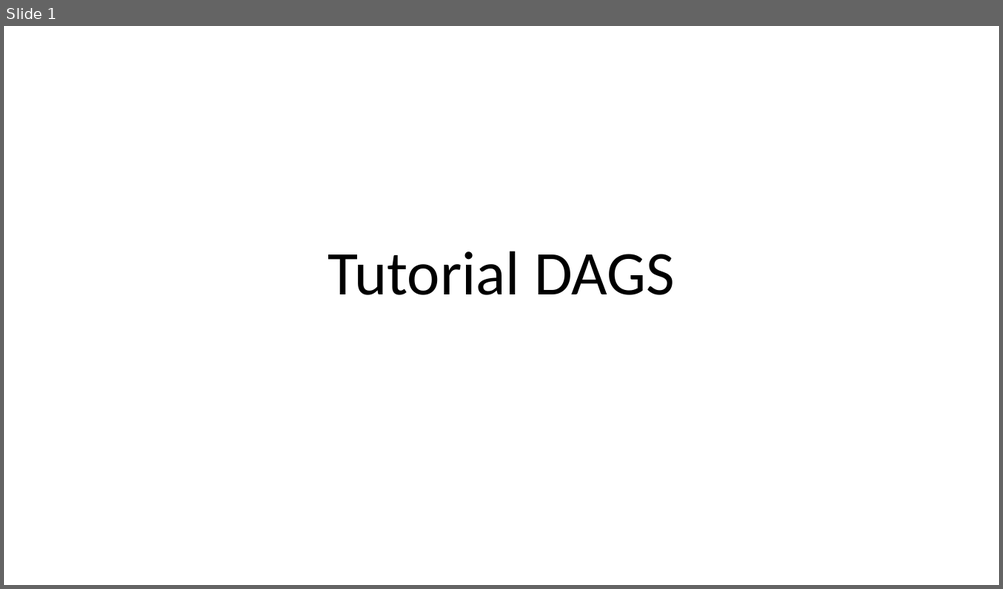
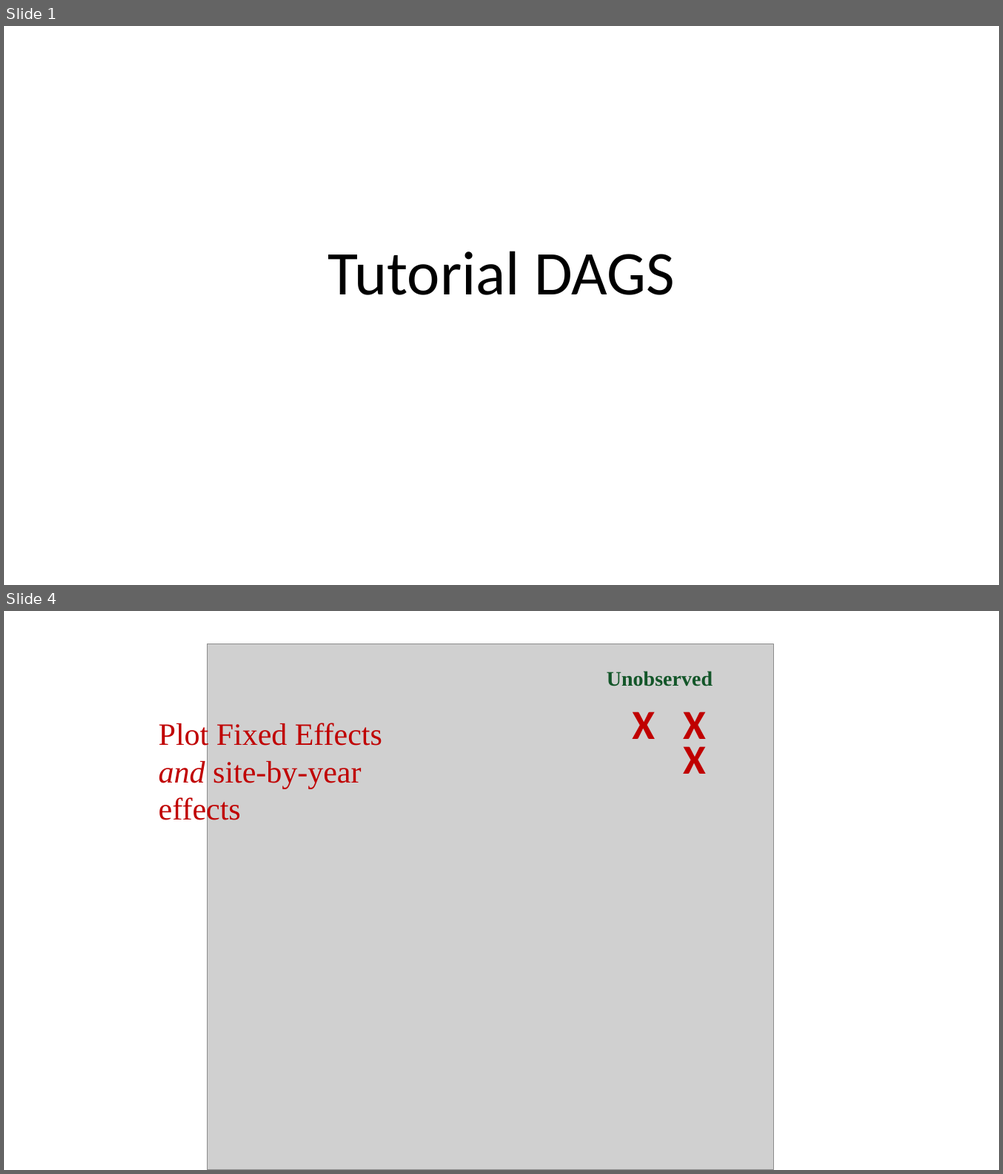
Before and after one commit to LauraDee/NutNetCausalinf, a slide deck: example tutorial/Tutorial Images.pptx. Shown one above the other, each under a label of ours: slide 1 before the commit, slides 1 and 4 after it; the slides between them are not shown. The pictures are 1003x589 and 1003x1174 pixels, drawn with LibreOffice and Linux fonts; fonts in the diff are those of the drawing; grey boxes stand for pictures. Boxes give left, top, right and bottom in pixels: in the first picture for what was removed or moved away, otherwise in the second. Text is boxed around its words. In the diff, an @@ line names an element or a change of style, - is before the commit and + after.

```diff
--- a/example tutorial/Tutorial Images.pptx
+++ b/example tutorial/Tutorial Images.pptx
@@ slide 4 added at [4,611,999,1170], background #FFFFFF @@
@@ picture added at [207,644,774,1170] @@
@@ text added at [606,671,712,686], 20 pt, text #135629, bold @@
+Unobserved
@@ text added at [159,721,382,826], 30 pt, text #C00000 @@
+Plot Fixed Effects
+and site-by-year effects
@@ text added at [632,712,654,739], 40 pt, text #C00000, bold @@
+X
@@ text added at [683,712,706,749], 40 pt, text #C00000, bold @@
+X
@@ text added at [683,746,706,774], 40 pt, text #C00000, bold @@
+X
```
Also in this commit, not shown: 2 other slides added, 1 slide removed, 2 other files.
